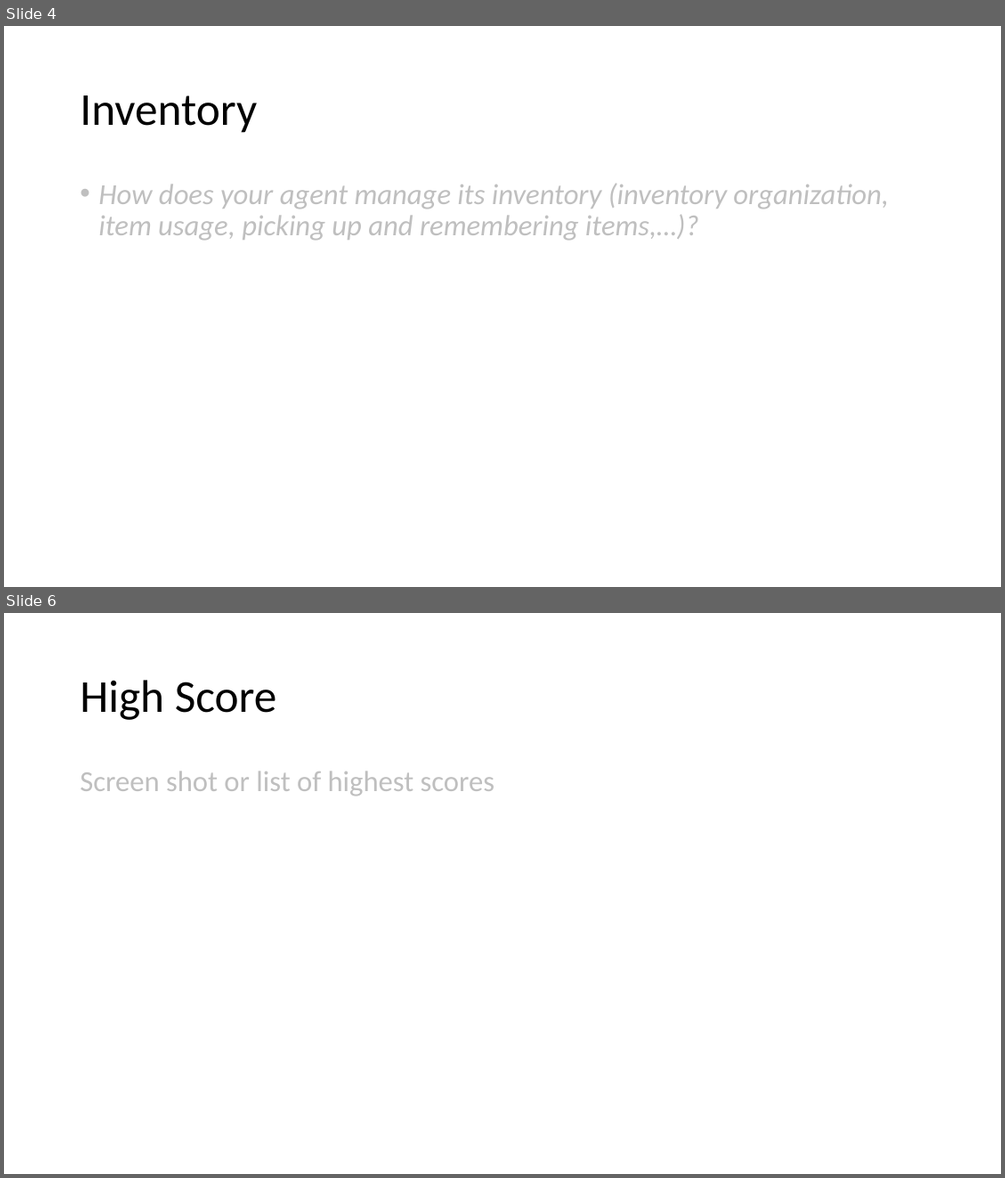
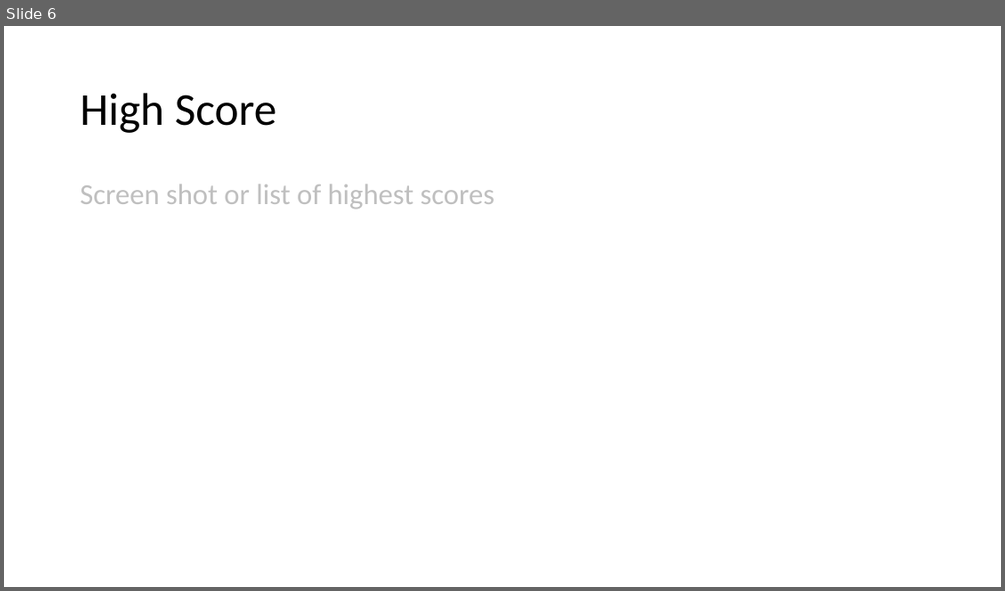
Before and after one commit to LuckyLuke00/Gameplay_Programming, a slide deck: DAE15_Kinoo_Lucas_GPP-Exam2022/GPP_ZombieAI_KinooLucas_2DAE15.pptx. Shown one above the other, each under a label of ours: slides 4 and 6 before the commit, slide 6 after it; the slides between them are not shown. The pictures are 1005x1178 and 1005x591 pixels, drawn with LibreOffice and Linux fonts; fonts in the diff are those of the drawing. Boxes give left, top, right and bottom in pixels: in the first picture for what was removed or moved away, otherwise in the second. Text is boxed around its words. In the diff, an @@ line names an element or a change of style, - is before the commit and + after.

```diff
--- a/DAE15_Kinoo_Lucas_GPP-Exam2022/GPP_ZombieAI_KinooLucas_2DAE15.pptx
+++ b/DAE15_Kinoo_Lucas_GPP-Exam2022/GPP_ZombieAI_KinooLucas_2DAE15.pptx
@@ slide 4 removed at box(4, 26, 1001, 587), background #FFFFFF @@
@@ title removed at box(80, 95, 257, 133) @@
-Inventory
@@ text removed at box(98, 184, 889, 240) @@
-• How does your agent manage its inventory (inventory organization, item usage, picking up and remembering items,…)?
```
Also in this commit, not shown: 4 slides changed, 1 slide added, 1 other file.
